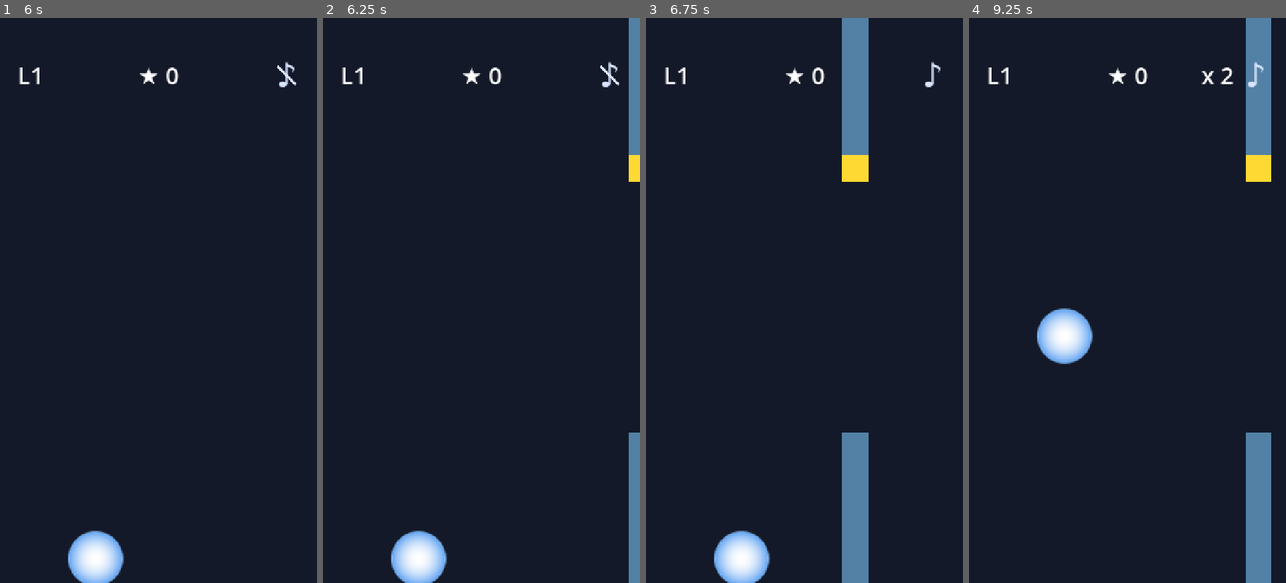
Above: before the commit, frames 1-4 (left to right).
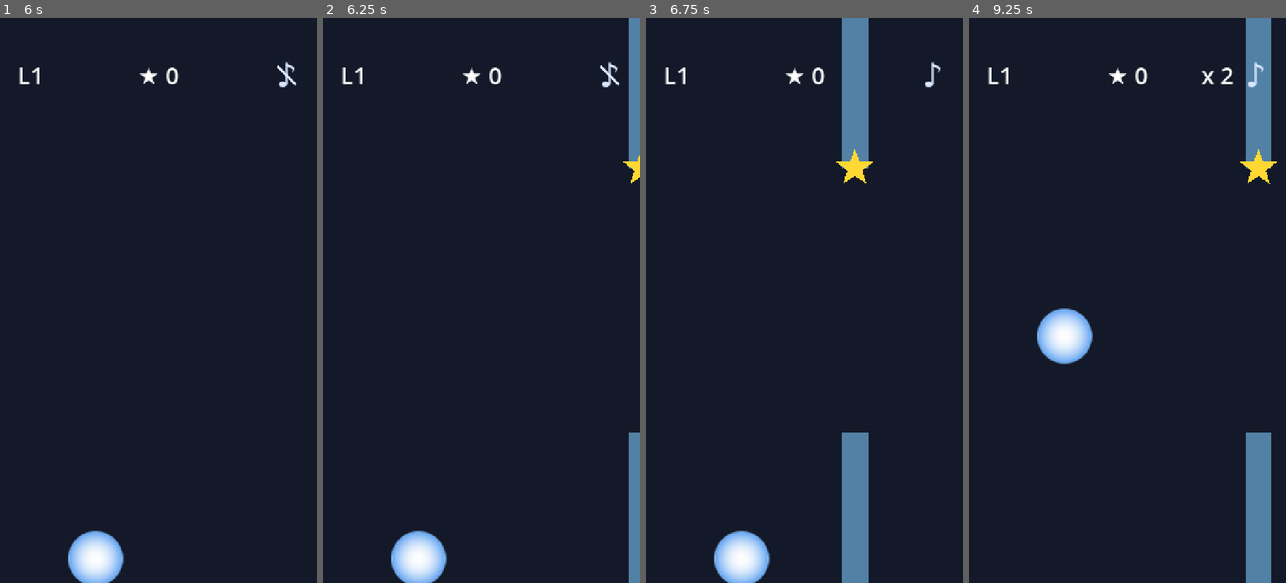
Above: after the commit, the same moments.

Repository: JFun/gravity-flip
Game: Godot game, scene res://scenes/title_screen.tscn
Two runs of this game, one before a commit and one after it. Both use one fixed random seed, a clock stepped at 60 frames per second and the inputs below.
Inputs (mouse positions are in pixels of both pictures, inside the frame that each line leads up to):
- Up to frame 1 (6 s): click "♪" at 0.5 s; click "♪" at 1.25 s; click "♪" at 2 s; click "Reset progress" at 2.75 s; click "Tap again to confirm reset" at 3.5 s; move the mouse to (228, 272) at 4.27 s; click (228, 272) at 4.42 s; click "♪" at 5 s; click "♪" at 5.75 s
- Up to frame 2 (6.25 s): no input
- Up to frame 3 (6.75 s): click "♪" at 6.5 s
- Up to frame 4 (9.25 s): click "Retry" at 7.25 s; move the mouse to (1064, 328) at 8.02 s; tap Space (flip) at 8.1 s; click (1064, 328) at 8.17 s; move the mouse to (1159, 176) at 8.77 s; hold Space (flip) from 8.78 s (still down); click (1159, 176) at 8.92 s

Frame 1 is identical in both runs. In frame 2, less than 0.1% of the frame differs, in the area x 94-100%, y 24-30%; in frame 3, 0.2%, in the area x 60-72%, y 23-30%; in frame 4, 0.2%.

Commit message:
Stars: real star polygon, fix uncollectable placements
Visual: _create_star() now draws a 5-point Polygon2D star instead of a
yellow ColorRect. The HUD shows "★ N" — the in-game pickup needs to
look like a star, not a square, or the connection between counter and
world breaks.

Placement: stars at the same x as a wall must have y inside the wall's
gap (gap_y ± gap_size/2) — otherwise the star is inside the wall's
solid section and physically uncollectable. Audited and fixed:

- L3: (900, 500) → (950, 500) — moved past wall for detour grab
- L5: all three stars (475, 925, 1150) repositioned into gaps or just
  before the next wall
- L8: (400, 300) → (400, 500) — into the gap
- L9: (400, 250) → (400, 300) and (800, 550) → (800, 520) — into the
  gap [260, 540]
- L10: (1050, 500) → (1100, 500) and (1550, 250) → (1500, 250) — moved
  off the wall x so the "must detour" stars are actually reachable

Procedural generator now places stars inside the gap of the wall they
attach to (gap_y ± gap_size * 0.4), rather than at a random y over the
full corridor (which dropped most generated stars inside walls).

Memory: three new lessons captured —
- feedback_star_placement.md
- feedback_visual_consistency.md
- reference_image_size_limit.md

Co-Authored-By: Claude Opus 4.7 <noreply@anthropic.com>

Diff:
--- a/levels/level_data.gd
+++ b/levels/level_data.gd
@@ -72,7 +72,7 @@
 		"stars": [
 			{"x": 300, "y": 250},  # Easy — in the gap
 			{"x": 750, "y": 300},  # Medium — between walls
-			{"x": 900, "y": 500},  # Hard — requires detour flip
+			{"x": 950, "y": 500},  # Hard — requires detour flip just past wall
 		],
 		"length": 1300,
 	}
@@ -108,9 +108,9 @@
 			{"type": "wall", "x": 1150, "gap_y": 350, "gap_size": 190},
 		],
 		"stars": [
-			{"x": 475, "y": 300},
-			{"x": 925, "y": 300},
-			{"x": 1150, "y": 550},
+			{"x": 475, "y": 500},  # In the gap (gap_y=500)
+			{"x": 925, "y": 550},  # In the gap (gap_y=550)
+			{"x": 1100, "y": 550},  # Detour: just before wall at 1150
 		],
 		"length": 1500,
 	}
@@ -164,9 +164,9 @@
 			{"type": "spike_floor", "x": 1200},
 		],
 		"stars": [
-			{"x": 400, "y": 300},
-			{"x": 800, "y": 600},
-			{"x": 1200, "y": 200},
+			{"x": 400, "y": 500},  # In the gap (gap_y=500)
+			{"x": 700, "y": 600},  # Between walls
+			{"x": 1100, "y": 200},  # Between walls, demands a flip-up
 		],
 		"length": 1600,
 	}
@@ -181,9 +181,9 @@
 			{"type": "wall", "x": 800, "gap_y": 400, "gap_size": 280},
 		],
 		"stars": [
-			{"x": 400, "y": 250},
-			{"x": 600, "y": 400},
-			{"x": 800, "y": 550},
+			{"x": 400, "y": 300},  # In the gap [260, 540]
+			{"x": 600, "y": 400},  # Between walls
+			{"x": 800, "y": 520},  # In the gap [260, 540], near bottom edge
 		],
 		"length": 1200,
 	}
@@ -205,9 +205,9 @@
 			{"type": "wall", "x": 1800, "gap_y": 300, "gap_size": 170},
 		],
 		"stars": [
-			{"x": 450, "y": 550},
-			{"x": 1050, "y": 500},
-			{"x": 1550, "y": 250},  # Hard — must detour
+			{"x": 450, "y": 550},   # Between walls 250 and 650
+			{"x": 1100, "y": 500},  # Detour: just past wall at 1050
+			{"x": 1500, "y": 250},  # Detour: just before wall at 1550 — must flip up then dive into gap
 		],
 		"length": 2200,
 	}
@@ -238,9 +238,15 @@
 			var spike_type: String = "spike_floor" if rng.randf() > 0.5 else "spike_ceiling"
 			obstacles.append({"type": spike_type, "x": spike_x})
 
-		# Place star near some walls
+		# Place a star reachable through this wall: same x, y inside the gap
+		# (gap spans gap_y ± gap_size/2). Random Y previously placed stars
+		# inside the wall's solid section — physically uncollectable.
 		if i % 3 == 0:
-			stars.append({"x": x, "y": rng.randf_range(150.0, 650.0)})
+			var star_y: float = rng.randf_range(
+				gap_y - gap_size * 0.4,
+				gap_y + gap_size * 0.4,
+			)
+			stars.append({"x": x, "y": star_y})
 
 	return {
 		"name": "Level %d" % num,
--- a/scripts/game.gd
+++ b/scripts/game.gd
@@ -263,10 +263,10 @@
 	shape.shape = circle
 	star.add_child(shape)
 
-	# Visual
-	var visual := ColorRect.new()
-	visual.size = Vector2(30, 30)
-	visual.position = Vector2(-15, -15)
+	# Visual — a real 5-pointed star polygon, not a square. The HUD shows
+	# "★ N", so the in-game pickup needs to look like a star too.
+	var visual := Polygon2D.new()
+	visual.polygon = _star_polygon(22.0, 9.0)
 	visual.color = Color(1.0, 0.85, 0.2)
 	star.add_child(visual)
 
@@ -277,6 +277,19 @@
 	)
 
 	return star
+
+
+## Returns a 5-pointed star polygon with the given outer / inner radii,
+## centered on the origin and pointing up.
+func _star_polygon(outer_r: float, inner_r: float) -> PackedVector2Array:
+	var pts := PackedVector2Array()
+	var points := 5
+	for i in points * 2:
+		var r: float = outer_r if i % 2 == 0 else inner_r
+		# Start at the top (-PI/2) and step around in 10 increments.
+		var angle: float = -PI / 2.0 + i * PI / points
+		pts.append(Vector2(cos(angle) * r, sin(angle) * r))
+	return pts
 
 
 # -- Signal handlers --
Not shown, changed: .claude/memory/MEMORY.md
Not shown, added: .claude/memory/feedback_star_placement.md
Not shown, added: .claude/memory/feedback_visual_consistency.md
Not shown, added: .claude/memory/reference_image_size_limit.md
